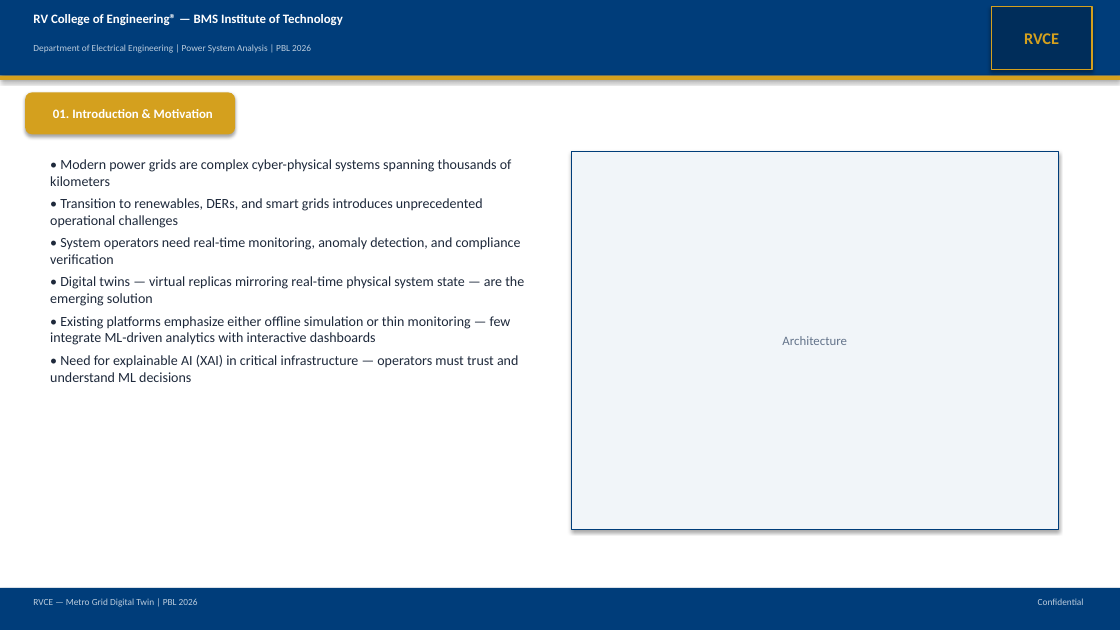
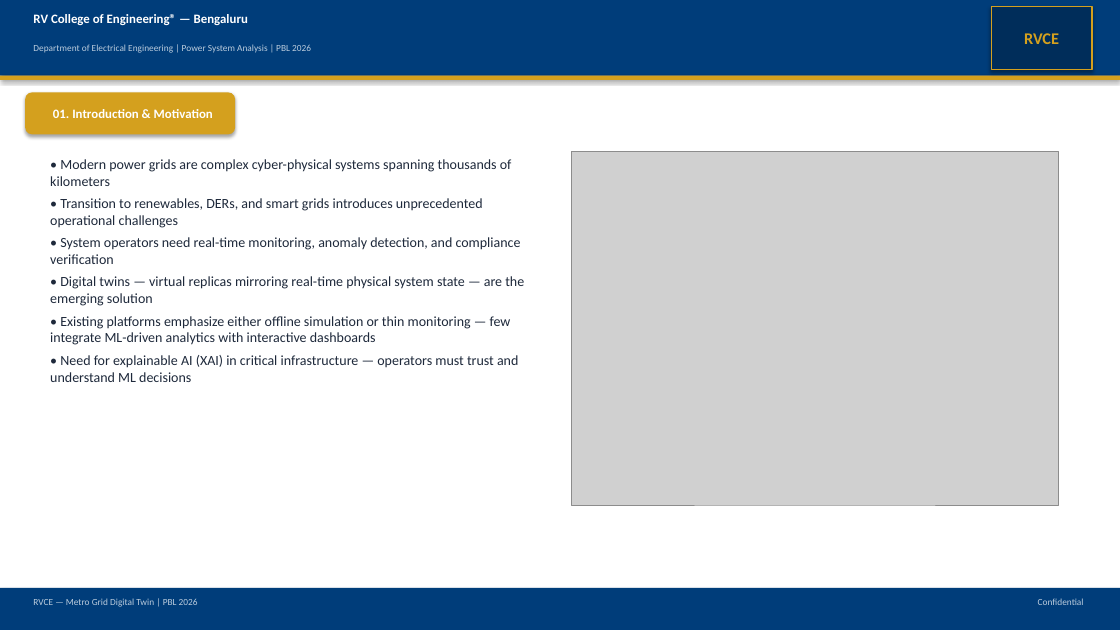
Before and after one commit to varshinicb1/psa-pbl, a slide deck: slide 3 of docs/Metro_Grid_Digital_Twin.pptx. Drawn at 1120x630 pixels with LibreOffice and Linux fonts; fonts in the diff are those of the drawing; grey boxes stand for pictures. Boxes give left, top, right and bottom in pixels: in the first picture for what was removed or moved away, otherwise in the second. Text is boxed around its words. In the diff, an @@ line names an element or a change of style, - is before the commit and + after.

```diff
--- a/docs/Metro_Grid_Digital_Twin.pptx
+++ b/docs/Metro_Grid_Digital_Twin.pptx
@@ text at (33,14,248,25): text changed @@
-RV College of Engineering® — BMS Institute of Technology
+RV College of Engineering® — Bengaluru
@@ rectangle removed at (571,151,1059,529) @@
-Architecture
@@ picture added at (571,151,1059,505) @@
```
Also in this commit, not shown: 13 other slides changed, 12 other files.
